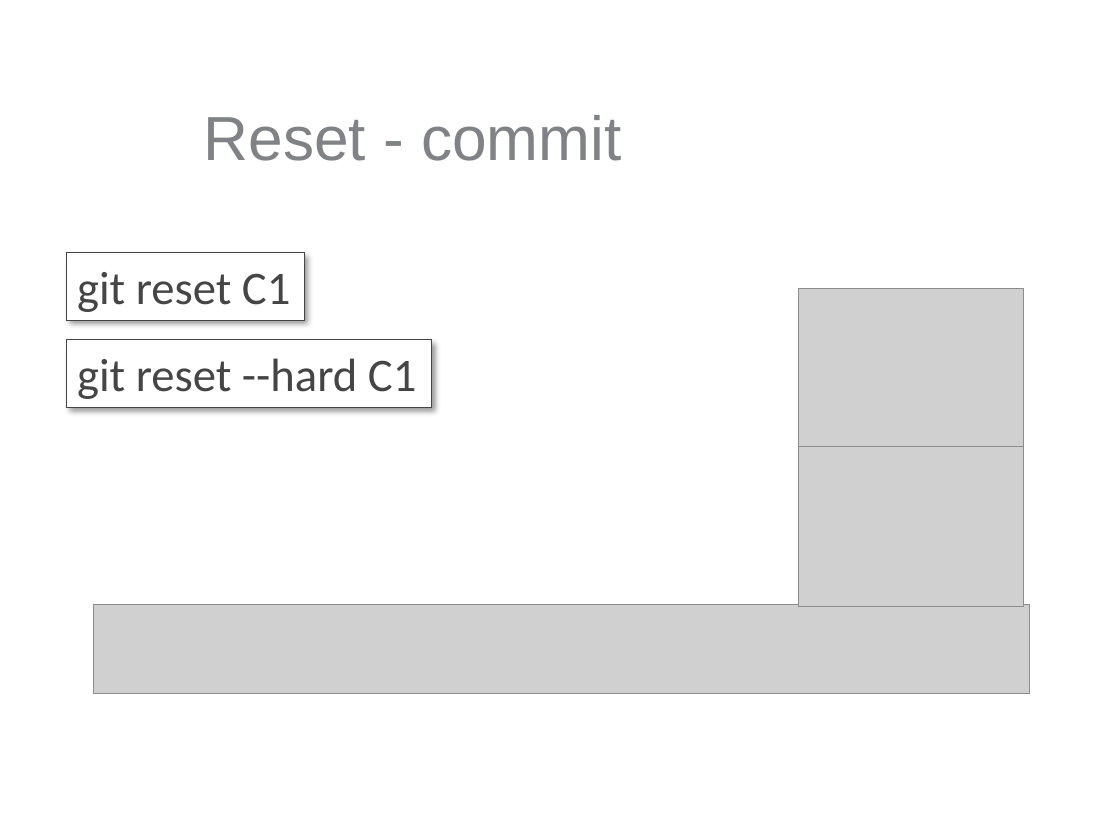
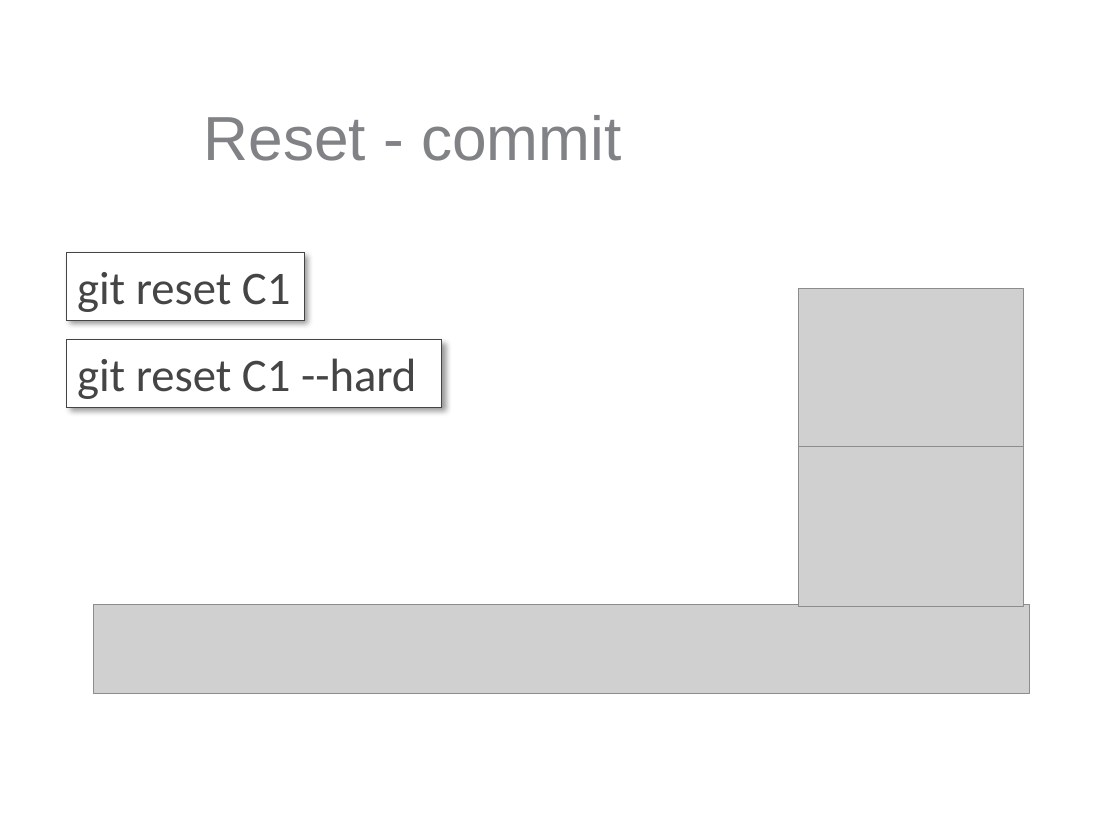
Before and after one commit to marcelocordeiro/Git-Minicurso, a slide deck: slide 77 of Slides.pptx (slide 79 before the commit). Drawn at 1120x840 pixels with LibreOffice and Linux fonts; fonts in the diff are those of the drawing; grey boxes stand for pictures; background and template pictures are left out. Boxes give left, top, right and bottom in pixels: in the first picture for what was removed or moved away, otherwise in the second. Text is boxed around its words. In the diff, an @@ line names an element or a change of style, - is before the commit and + after.

```diff
--- a/Slides.pptx
+++ b/Slides.pptx
@@ rectangle "git reset C1 --hard" resized from (x1=66, y1=339, x2=431, y2=408) to (x1=66, y1=339, x2=442, y2=408) @@
@@ text in rectangle at (x1=77, y1=358, x2=416, y2=399): text changed @@
-git reset --hard C1
+git reset C1 --hard
```
Also in this commit, not shown: 9 other slides changed, 1 slide added, 3 slides removed.
